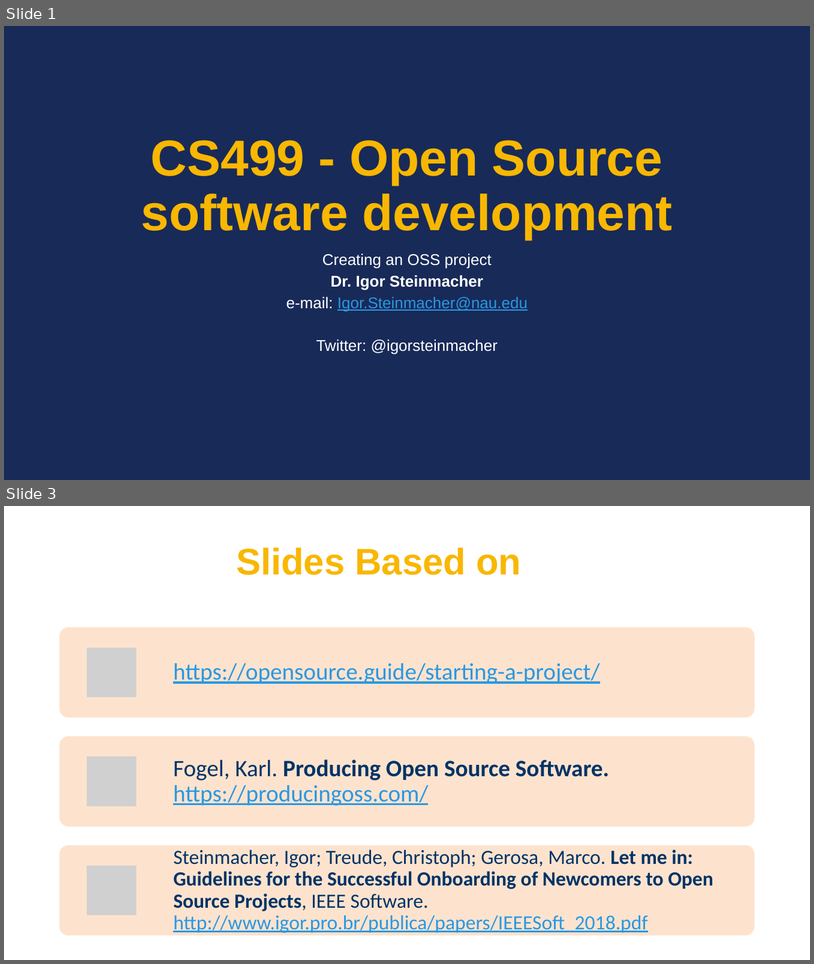
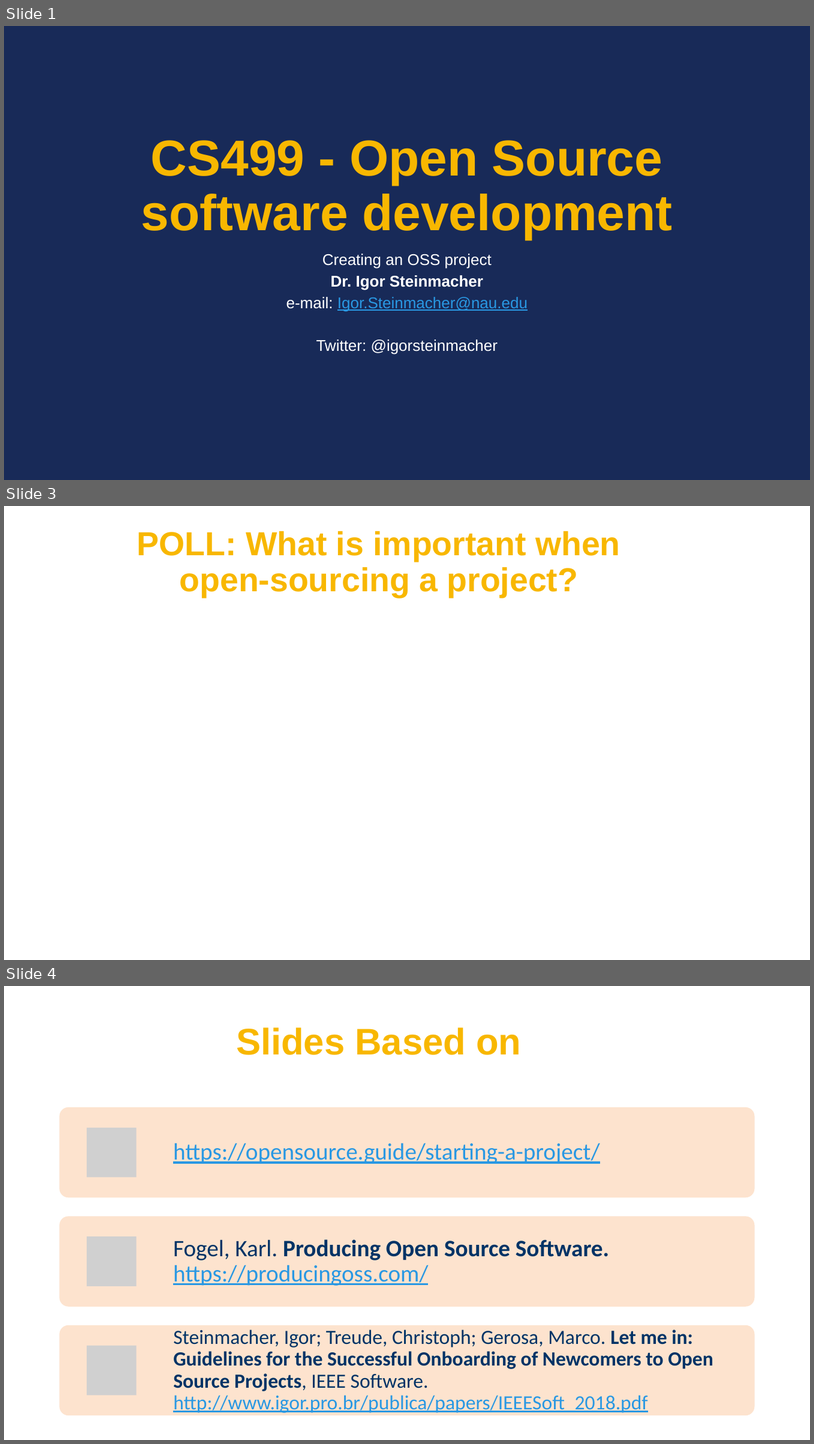
Before and after one commit to igorsteinmacher/CS499-OSS, a slide deck: notes/Lecture_05.pptx. Shown one above the other, each under a label of ours: slides 1 and 3 before the commit, slides 1, 3 and 4 after it; the slides between them are not shown. The pictures are 814x964 and 814x1444 pixels, drawn with LibreOffice and Linux fonts; fonts in the diff are those of the drawing; grey boxes stand for pictures; background and template pictures are left out. Boxes give left, top, right and bottom in pixels: in the first picture for what was removed or moved away, otherwise in the second. Text is boxed around its words. In the diff, an @@ line names an element or a change of style, - is before the commit and + after.

```diff
--- a/notes/Lecture_05.pptx
+++ b/notes/Lecture_05.pptx
@@ slide 3 added at (4,506,810,960), background #FFFFFF @@
@@ title added at (137,531,621,597), 39.6 pt, text #F8B700, bold @@
+POLL: What is important when
+open-sourcing a project?
@@ what was slide 3 is now slide 4 @@
```
Also in this commit, not shown: 1 slide changed, 4 other files.
